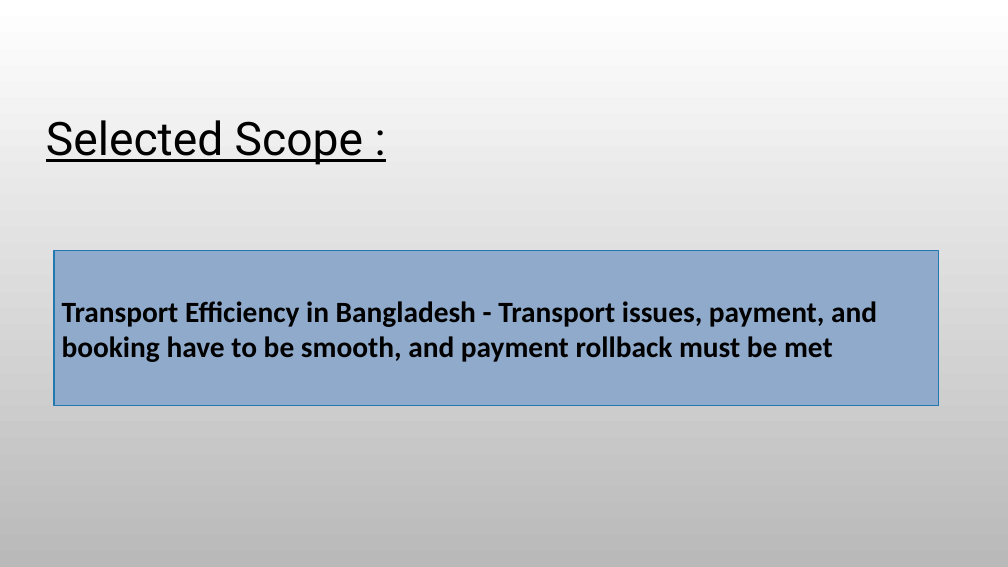
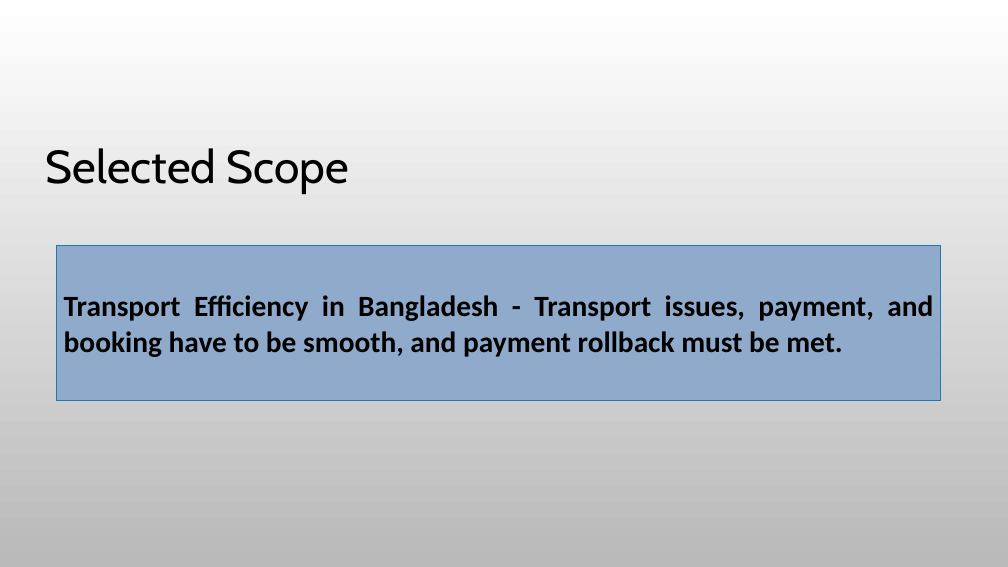
Before and after one commit to jubair172359/hacknsuseason4_TeamOyomoy, a slide deck: slide 2 of TeamOyomoy.pptx. Drawn at 1008x567 pixels with LibreOffice and Linux fonts; fonts in the diff are those of the drawing; background and template pictures are left out. Boxes give left, top, right and bottom in pixels: in the first picture for what was removed or moved away, otherwise in the second. Text is boxed around its words. In the diff, an @@ line names an element or a change of style, - is before the commit and + after.

```diff
--- a/TeamOyomoy.pptx
+++ b/TeamOyomoy.pptx
@@ text at [46, 148, 349, 194]: text changed; font Roboto to Cabin @@
-Selected Scope :
+Selected Scope
@@ rectangle "Transport Efficiency in Bangladesh - ...": place and size @@
-rectangle "Transport Efficiency in Bangladesh - ..." at [54, 250, 939, 405]
+rectangle "Transport Efficiency in Bangladesh - ..." at [56, 246, 941, 401]
@@ text in rectangle at [64, 295, 933, 357]: text changed @@
-Transport Efficiency in Bangladesh - Transport issues, payment, and booking have to be smooth, and payment rollback must be met
+Transport Efficiency in Bangladesh - Transport issues, payment, and booking have to be smooth, and payment rollback must be met.
```
Also in this commit, not shown: 12 other slides changed.
